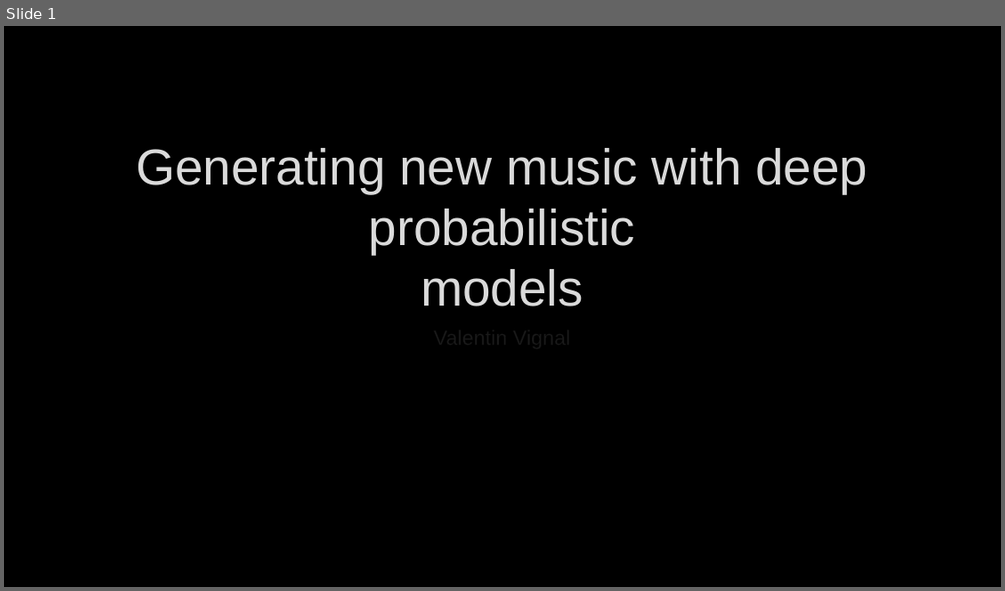
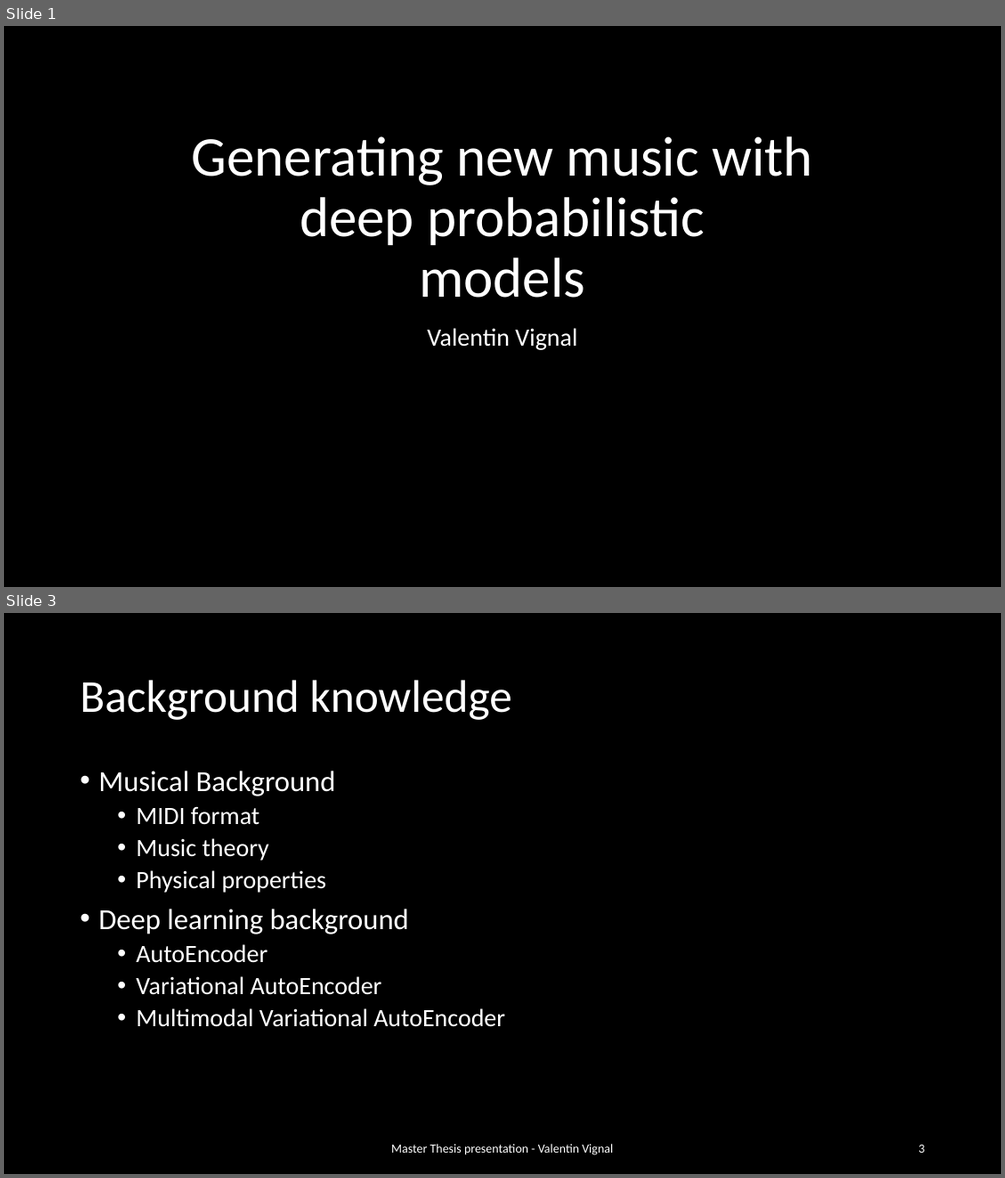
Before and after one commit to ValentinVignal/Dissertation-Report, a slide deck: Presentation/Presentation.pptx. Shown one above the other, each under a label of ours: slide 1 before the commit, slides 1 and 3 after it; the slides between them are not shown. The pictures are 1005x591 and 1005x1178 pixels, drawn with LibreOffice and Linux fonts; fonts in the diff are those of the drawing; background and template pictures are left out. Boxes give left, top, right and bottom in pixels: in the first picture for what was removed or moved away, otherwise in the second. Text is boxed around its words. In the diff, an @@ line names an element or a change of style, - is before the commit and + after.

Commit message:
Start background + Contribution

```diff
--- a/Presentation/Presentation.pptx
+++ b/Presentation/Presentation.pptx
@@ slide 3 added at bbox=[4, 613, 1001, 1174], background #000000 @@
@@ title added at bbox=[80, 680, 512, 720], 44 pt, text #FFFFFF @@
+Background knowledge
@@ text added at bbox=[98, 771, 505, 1027], 24 pt, text #FFFFFF @@
+• Musical Background
+  • MIDI format
+  • Music theory
+  • Physical properties
+• Deep learning background
+  • AutoEncoder
+  • Variational AutoEncoder
+  • Multimodal Variational AutoEncoder
@@ text added at bbox=[391, 1143, 613, 1155], 12 pt, text #FFFFFF @@
+Master Thesis presentation - Valentin Vignal
@@ page number added at bbox=[918, 1144, 924, 1152], 12 pt, text #FFFFFF @@
+3
@@ slide 1 changed as well @@
@@ title "Generating new music with deep ...": place and size @@
-title "Generating new music with deep ..." at bbox=[136, 148, 867, 306]
+title "Generating new music with deep ..." at bbox=[192, 136, 813, 297]
@@ title "Generating new music with deep ..." at bbox=[192, 136, 813, 297]: size 48.6 to 54 pt, font Arial to Calibri, text colour #DADADA to #FFFFFF, letter outline #404040 0.75 pt to none; line spacing 1 to 0.9 @@
@@ subtitle "Valentin Vignal": place and size @@
-subtitle "Valentin Vignal" at bbox=[116, 321, 888, 407]
+subtitle "Valentin Vignal" at bbox=[427, 328, 577, 350]
@@ subtitle "Valentin Vignal" at bbox=[427, 328, 577, 350]: size 20 to 24 pt, font Arial to Calibri, letter outline #404040 0.75 pt to none; line spacing 1 to 0.9 @@
```
Also in this commit, not shown: 29 other slides added, 1 slide removed, 15 other files.
